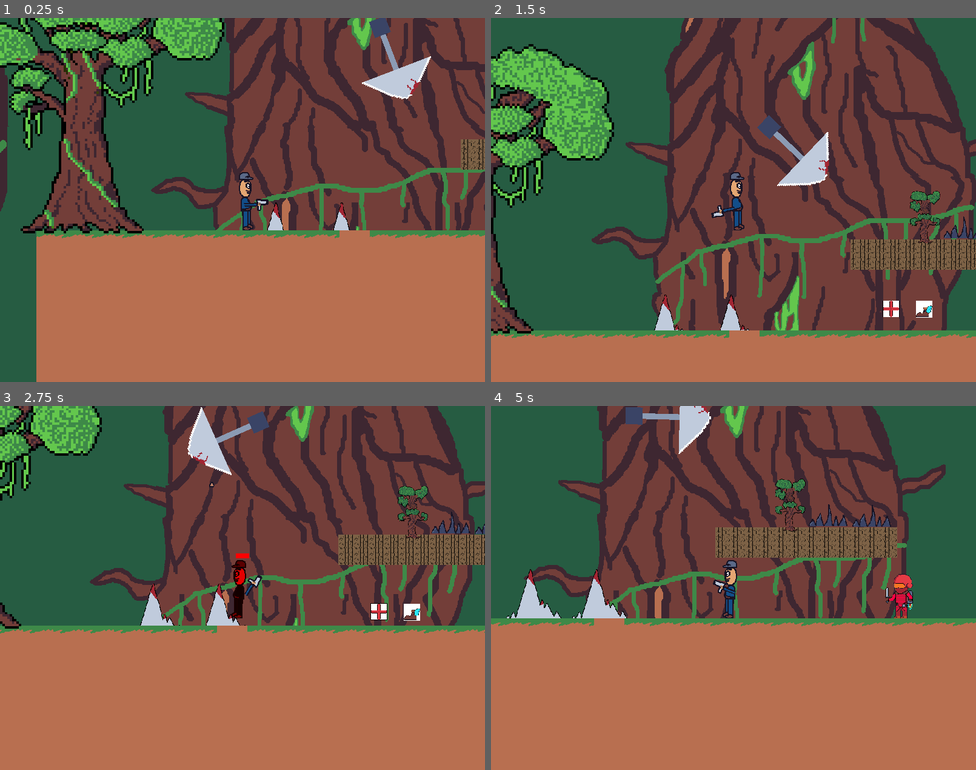
Above: before the commit, frames 1-4 (two rows, left to right).
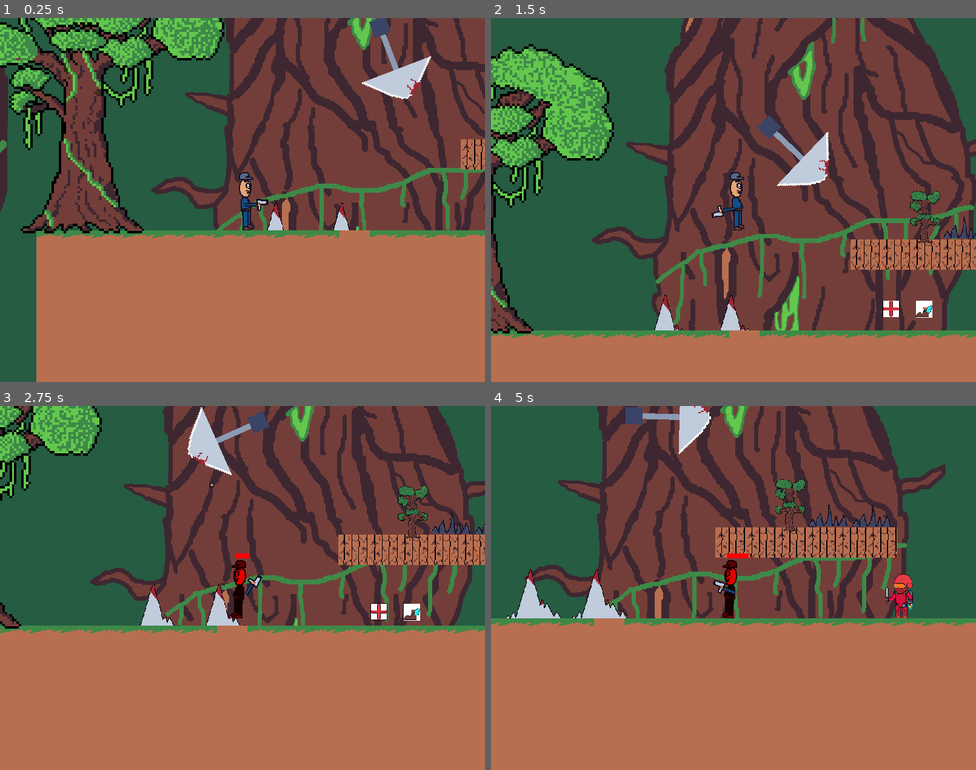
Above: after the commit, the same moments.

Repository: LeoTheG/game-jam-platformer
Game: Godot game, scene res://game.tscn
Two runs of this game, one before a commit and one after it. Both use one fixed random seed, a clock stepped at 60 frames per second and the inputs below.
Inputs (mouse positions are in pixels of both pictures, inside the frame that each line leads up to):
- Up to frame 1 (0.25 s): no input
- Up to frame 2 (1.5 s): move the mouse to (840, 181) at 0.52 s; press the mouse at (840, 181) at 0.53 s; hold D (right) from 0.53 s (still down); tap Space (jump) at 0.77 s; move the mouse to (636, 218) at 1.27 s; release the mouse at (636, 218) at 1.28 s; click (636, 218) at 1.35 s
- Up to frame 3 (2.75 s): tap Space (jump) at 1.52 s; move the mouse to (291, 507) at 2.02 s; release D (right) at 2.03 s; press the mouse at (291, 507) at 2.03 s; hold A (left) from 2.03 s (still down)
- Up to frame 4 (5 s): move the mouse to (709, 660) at 2.77 s; release A (left) at 2.78 s; release the mouse at (709, 660) at 2.78 s; hold D (right) 2.78-4.28 s; click (709, 660) at 2.85 s; tap Space (jump) at 3.02, 3.77, 4.52 s; move the mouse to (879, 642) at 3.52 s; press the mouse at (879, 642) at 3.53 s; move the mouse to (588, 533) at 4.27 s; release the mouse at (588, 533) at 4.28 s; hold A (left) from 4.28 s (still down); click (588, 533) at 4.35 s

The runs differ from the first frame. In frame 1, 0.4% of the frame differs, in the area x 10-100%, y 33-60%; in frame 2, 2.1%; in frame 3, 2.5%; in frame 4, 3.4%, in the area x 46-84%, y 33-59%.

Commit message:
created breakable walls on bullet.gd

Diff:
--- a/autoload/globals.gd
+++ b/autoload/globals.gd
@@ -13,7 +13,7 @@
 var initialEnemyPositions = []
 @onready var Map: TileMap = Root.get_node("TileMap")
 
-
+var cellProperties = {}
 func getEnemyPositions():
 	var enemies = Enemies.get_children()
 	for enemy in enemies:
--- a/game.tscn
+++ b/game.tscn
@@ -14,6 +14,8 @@
 [ext_resource type="Texture2D" uid="uid://dtgkrfqi7erlt" path="res://sprites/Tree.png" id="10_rsedx"]
 [ext_resource type="Script" path="res://DoubleJump.gd" id="10_twr8v"]
 [ext_resource type="Texture2D" uid="uid://donh7uja1hlow" path="res://sprites/JumpBoots.png" id="11_kwl5w"]
+
+[sub_resource type="GDScript" id="GDScript_lpoie"]
 
 [sub_resource type="RectangleShape2D" id="RectangleShape2D_e4no2"]
 size = Vector2(61.8182, 61.8182)
@@ -50,7 +52,8 @@
 
 [node name="TileMap" parent="." instance=ExtResource("1_ecfde")]
 position = Vector2(27, -9)
-layer_0/tile_data = PackedInt32Array(65532, 65537, 0, 131068 …(3959 unchanged characters)…  0, 589841, 1, 0, 589842, 1, 0, -65516, 196609, 0, -131052, 196609, 0, -196588, 196609, 0, -262124, 196609, 0, -262123, 196609, 0, -196587, 196609 …(342 unchanged characters)…
+layer_0/tile_data = PackedInt32Array(65532, 65537, 0, 131068 …(3959 unchanged characters)…  0, 589841, 1, 0, 589842, 1, 0, -65516, 262145, 0, -131052, 262145, 0, -196588, 262145, 0, -262124, 262145, 0, -262123, 196609, 0, -196587, 196609 …(342 unchanged characters)…
+script = SubResource("GDScript_lpoie")
 
 [node name="Trap" type="Node2D" parent="TileMap"]
 
--- a/maps/map_jungle.tscn
+++ b/maps/map_jungle.tscn
@@ -21,6 +21,10 @@
 3:0/0/physics_layer_0/linear_velocity = Vector2(0, 0)
 3:0/0/physics_layer_0/angular_velocity = 0.0
 3:0/0/physics_layer_0/polygon_0/points = PackedVector2Array(-32, -32, 32, -32, 32, 32, -32, 32)
+4:0/0 = 0
+4:0/0/physics_layer_0/linear_velocity = Vector2(0, 0)
+4:0/0/physics_layer_0/angular_velocity = 0.0
+4:0/0/physics_layer_0/polygon_0/points = PackedVector2Array(-32, -32, 32, -32, 32, 32, -32, 32)
 
 [sub_resource type="TileSet" id="TileSet_c0vfv"]
 tile_size = Vector2i(64, 64)
--- a/projectiles/bullet.gd
+++ b/projectiles/bullet.gd
@@ -3,6 +3,7 @@
 class_name Bullet
 var GunSoldier = load("res://characters/gun_soldier.tscn")
 var MeleeSoldier = load("res://characters/melee_soldier.tscn")
+var tilemap = Globals.Map
 @export var speed = 1500
 @onready var visibleOnScreenNotifier2D = $VisibleOnScreenNotifier2D
 @onready var area2D = $Sprite2D/Area2D
@@ -17,6 +18,17 @@
 
 
 func _on_body_entered(body):
+	var position_of_interest = body.global_position
+	var cell_coords = tilemap.local_to_map(self.position)
+	var atlas_coords = Globals.Map.get_cell_atlas_coords ( 0, cell_coords)
+	if body.name == "TileMap":
+		if atlas_coords ==Vector2i(4,0):
+			if !Globals.cellProperties.has(cell_coords):
+				Globals.cellProperties[cell_coords] = {"health": 10}
+			Globals.cellProperties[cell_coords].health-= 5;
+			if Globals.cellProperties[cell_coords].health <=0:
+				tilemap.set_cell(0,cell_coords,-1)
+
 	if body.name == "Player":
 		if isFiredByPlayer:
 			return
--- a/static_objects/HealthPack.gd
+++ b/static_objects/HealthPack.gd
@@ -2,3 +2,4 @@
 
 func handlePlayerEntered():
 	Globals.Player.heal(+50)
+	Globals.Player.get_node("InvincibilityTimer").set_wait_time(2)
Not shown: 1 places in game.tscn that only renumber resources
Binary file changed: sprites/Crate.aseprite
Binary file changed: sprites/Crate.png
Binary file changed: sprites/Wooden Tile.aseprite
Binary file changed: sprites/tiles2.png
